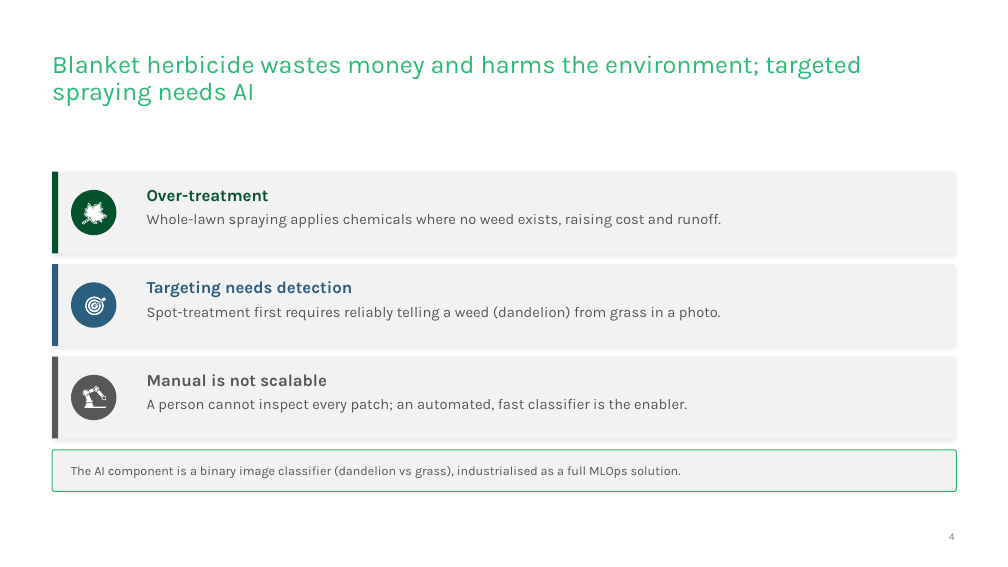
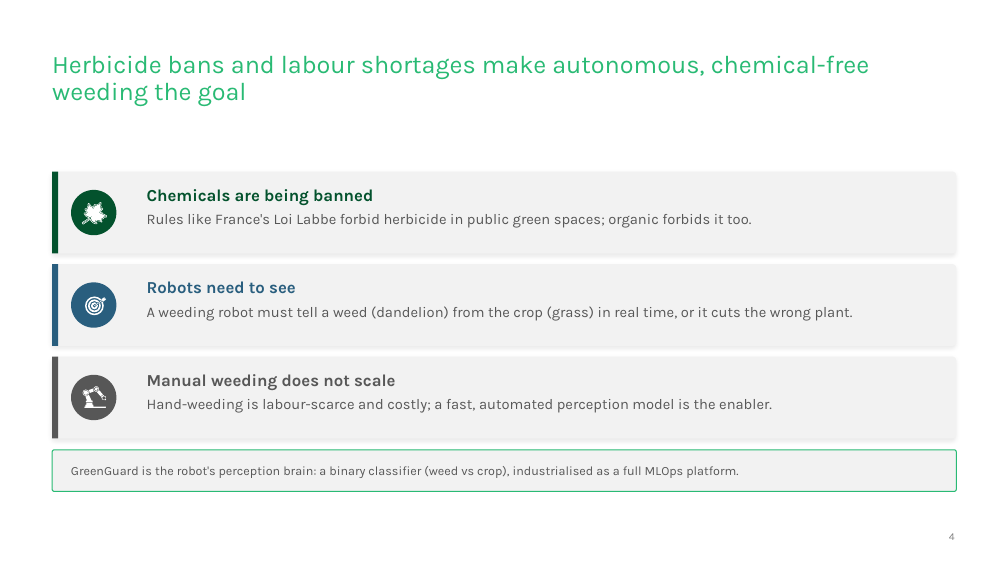
Before and after one commit to enzoberreur/ml-ops-dandelion-classifier, a slide deck: slide 4 of deliverables/presentation.pptx. Drawn at 1008x567 pixels with LibreOffice and Linux fonts; fonts in the diff are those of the drawing. Boxes give left, top, right and bottom in pixels: in the first picture for what was removed or moved away, otherwise in the second. Text is boxed around its words. In the diff, an @@ line names an element or a change of style, - is before the commit and + after.

```diff
--- a/deliverables/presentation.pptx
+++ b/deliverables/presentation.pptx
@@ title at bbox=[52, 55, 869, 106]: text changed @@
-Blanket herbicide wastes money and harms the environment; targeted spraying needs AI
+Herbicide bans and labour shortages make autonomous, chemical-free weeding the goal
@@ text at bbox=[147, 189, 373, 206]: text changed @@
-Over-treatment
+Chemicals are being banned
@@ text at bbox=[147, 214, 751, 228]: text changed @@
-Whole-lawn spraying applies chemicals where no weed exists, raising cost and runoff.
+Rules like France's Loi Labbe forbid herbicide in public green spaces; organic forbids it too.
@@ text at bbox=[147, 281, 296, 294]: text changed @@
-Targeting needs detection
+Robots need to see
@@ text at bbox=[147, 306, 853, 321]: text changed @@
-Spot-treatment first requires reliably telling a weed (dandelion) from grass in a photo.
+A weeding robot must tell a weed (dandelion) from the crop (grass) in real time, or it cuts the wrong plant.
@@ text at bbox=[147, 374, 395, 390]: text changed @@
-Manual is not scalable
+Manual weeding does not scale
@@ text at bbox=[147, 399, 772, 413]: text changed @@
-A person cannot inspect every patch; an automated, fast classifier is the enabler.
+Hand-weeding is labour-scarce and costly; a fast, automated perception model is the enabler.
@@ text at bbox=[71, 466, 738, 478]: text changed @@
-The AI component is a binary image classifier (dandelion vs grass), industrialised as a full MLOps solution.
+GreenGuard is the robot's perception brain: a binary classifier (weed vs crop), industrialised as a full MLOps platform.
```
Also in this commit, not shown: 4 other slides changed, 3 other files.
